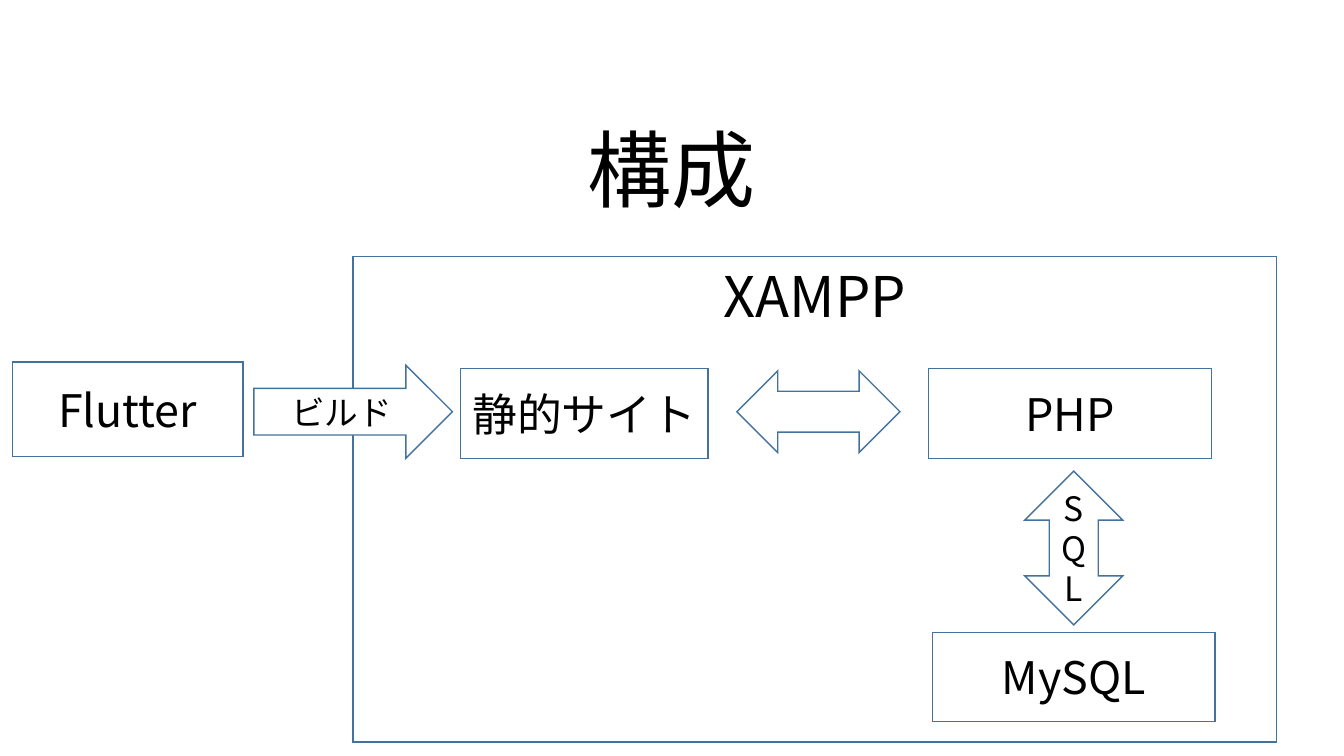
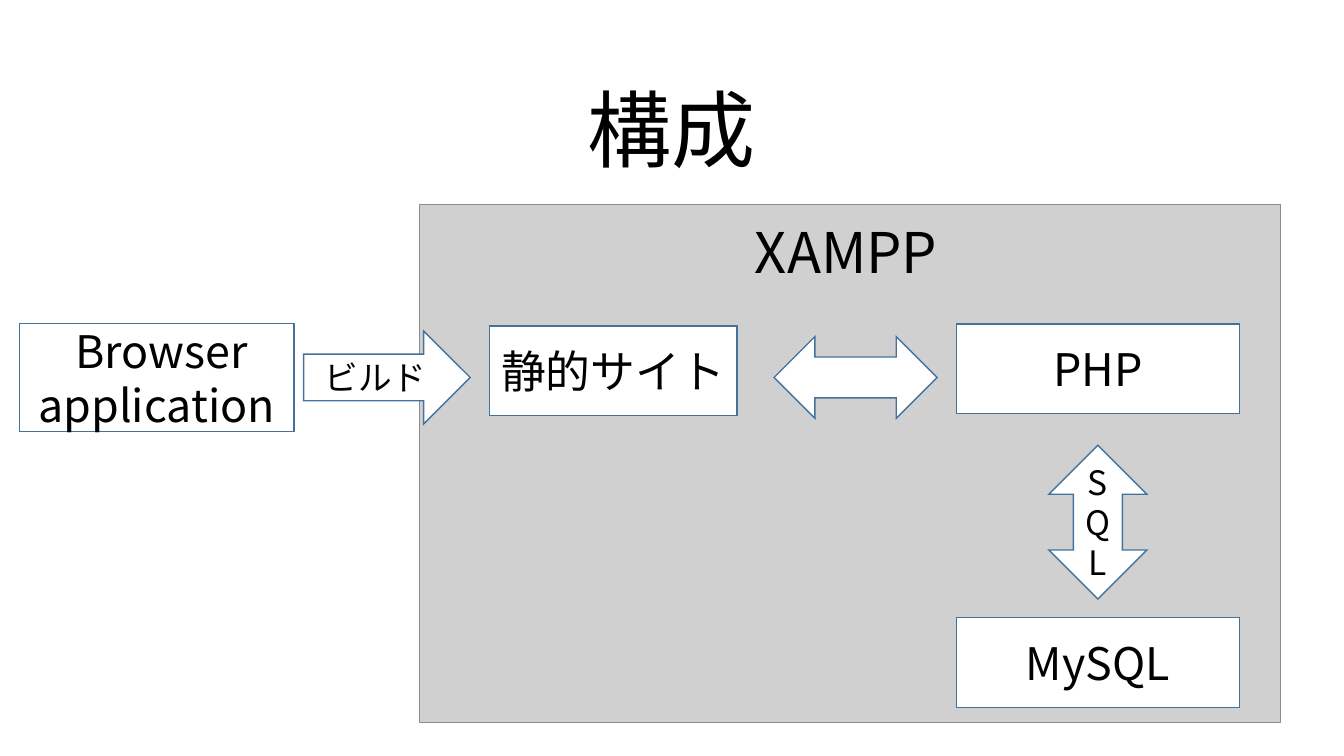
Before and after one commit to ivy239007/PG-, a slide deck: slide 7 of プレゼン資料.pptx. Drawn at 1344x756 pixels with LibreOffice and Linux fonts; fonts in the diff are those of the drawing; grey boxes stand for pictures; background and template pictures are left out. Boxes give left, top, right and bottom in pixels: in the first picture for what was removed or moved away, otherwise in the second. Text is boxed around its words. In the diff, an @@ line names an element or a change of style, - is before the commit and + after.

```diff
--- a/プレゼン資料.pptx
+++ b/プレゼン資料.pptx
@@ title "構成": place and size @@
-title "構成" at (588,130,756,208)
+title "構成" at (588,90,756,168)
@@ picture added at (419,205,1280,723) @@
@@ text "XAMPP": place and size @@
-text "XAMPP" at (353,257,1276,742)
+text "XAMPP" at (755,232,937,273)
@@ text "XAMPP" at (755,232,937,273): line spacing 1 to 0.9; fill #FFFFFF to none; outline #43739E 1 pt to none @@
@@ rectangle "Browser application": place and size @@
-rectangle "Browser application" at (12,362,243,457)
+rectangle "Browser application" at (20,324,294,432)
@@ text in rectangle at (38,323,275,433): text changed @@
-Flutter
+Browser
+application
@@ rectangle "静的サイト": place and size @@
-rectangle "静的サイト" at (461,369,708,459)
+rectangle "静的サイト" at (490,327,737,416)
@@ rectangle "PHP": place and size @@
-rectangle "PHP" at (929,369,1212,459)
+rectangle "PHP" at (957,324,1240,413)
@@ right arrow "ビルド": place and size @@
-right arrow "ビルド" at (254,365,453,458)
+right arrow "ビルド" at (303,331,470,423)
@@ left right arrow: place and size @@
-left right arrow at (737,371,900,453)
+left right arrow at (774,337,938,418)
@@ up down arrow "SQL": place and size @@
-up down arrow "SQL" at (1025,471,1123,625)
+up down arrow "SQL" at (1050,446,1147,600)
@@ rectangle "MySQL": place and size @@
-rectangle "MySQL" at (933,632,1216,722)
+rectangle "MySQL" at (957,618,1240,708)
```
Also in this commit, not shown: 1 other slide changed, 1 other file.
